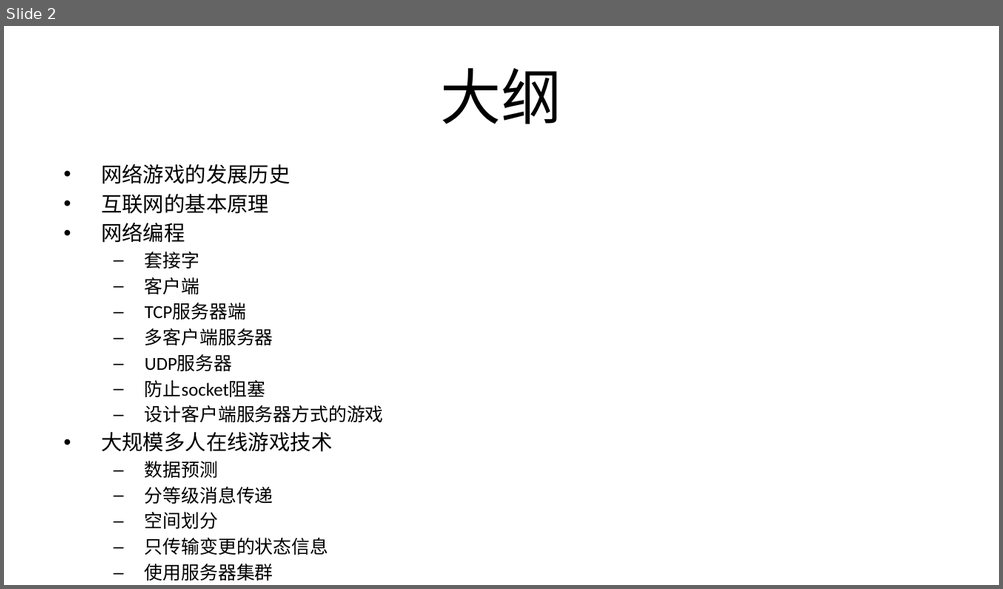
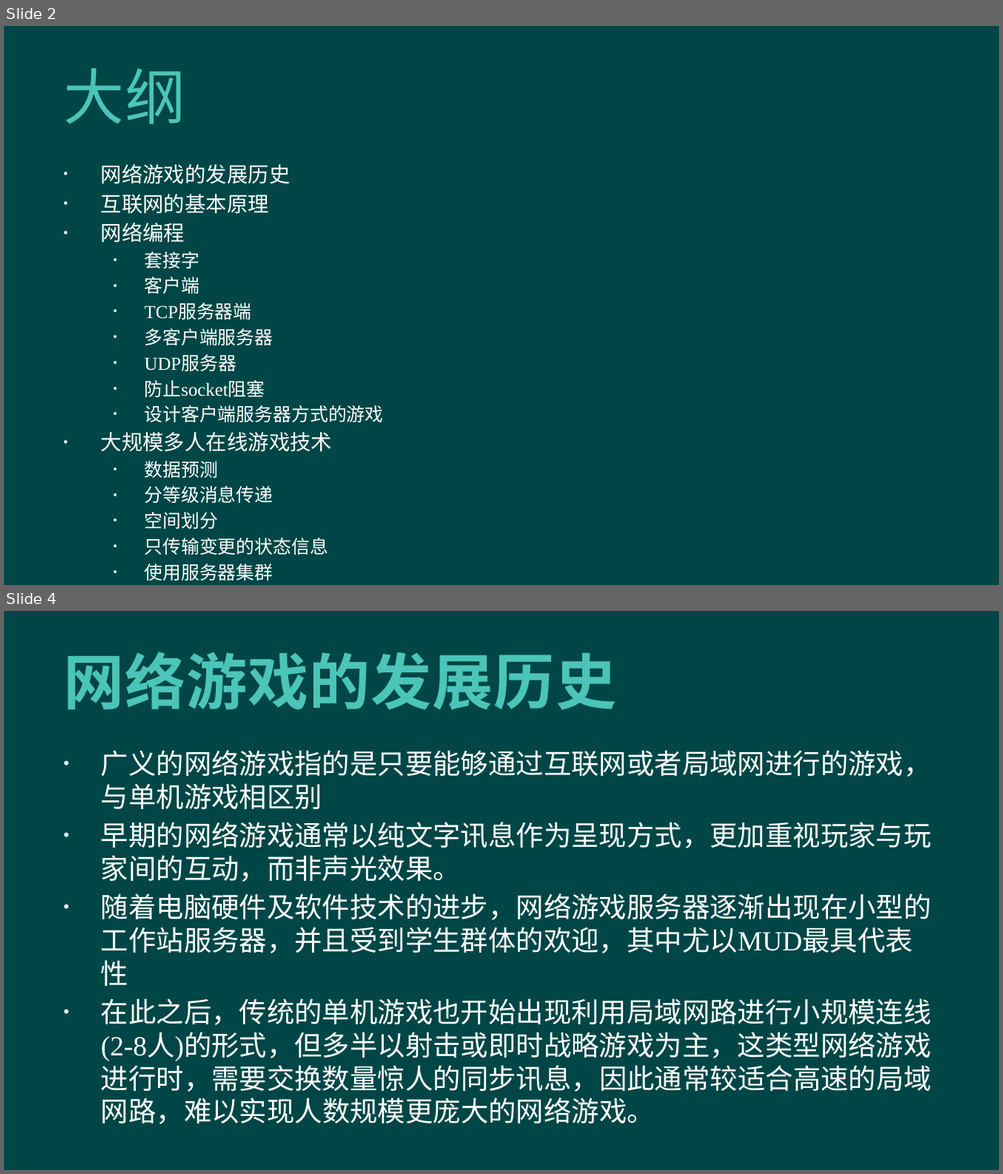
Before and after one commit to hanhonglei/Course_GameEngine, a slide deck: Slides/Principle/15 联网技术/15 联网技术.pptx. Shown one above the other, each under a label of ours: slide 2 before the commit, slides 2 and 4 after it; the slides between them are not shown. The pictures are 1003x589 and 1003x1174 pixels, drawn with LibreOffice and Linux fonts; fonts in the diff are those of the drawing; background and template pictures are left out. Boxes give left, top, right and bottom in pixels: in the first picture for what was removed or moved away, otherwise in the second. Text is boxed around its words. In the diff, an @@ line names an element or a change of style, - is before the commit and + after.

```diff
--- a/Slides/Principle/15 联网技术/15 联网技术.pptx
+++ b/Slides/Principle/15 联网技术/15 联网技术.pptx
@@ slide 4 added at [4,611,999,1170], background #004646 @@
@@ title added at [63,652,616,710], 44 pt, text #4BC5B9, bold @@
+网络游戏的发展历史
@@ text added at [101,750,931,1125], 20 pt, text #FFFFFF @@
+• 广义的网络游戏指的是只要能够通过互联网或者局域网进行的游戏，与单机游戏相区别
+• 早期的网络游戏通常以纯文字讯息作为呈现方式，更加重视玩家与玩家间的互动，而非声光效果。
+• 随着电脑硬件及软件技术的进步，网络游戏服务器逐渐出现在小型的工作站服务器，并且受到学生群体的欢迎，其中尤以MUD最具代表性
+• 在此之后，传统的单机游戏也开始出现利用局域网路进行小规模连线(2-8人)的形式，但多半以射击或即时战略游戏为主，这类型网络游戏进行时，需要交换数量惊人的同步讯息，因此通常较适合高速的局域网路，难以实现人数规模更庞大的网络游戏。
@@ slide 2 changed as well @@
@@ background #FFFFFF to #004646 @@
@@ title "大纲" at [63,68,185,124]: text colour #000000 to #4BC5B9, letter spacing 0 to 0.5 pt; alignment centre to left @@
@@ text "网络游戏的发展历史" at [101,164,384,581]: font Calibri to Times New Roman, text colour #000000 to #FFFFFF; bullet – to • @@
```
Also in this commit, not shown: 1 other slide changed, 90 other slides added, 6 other files.
